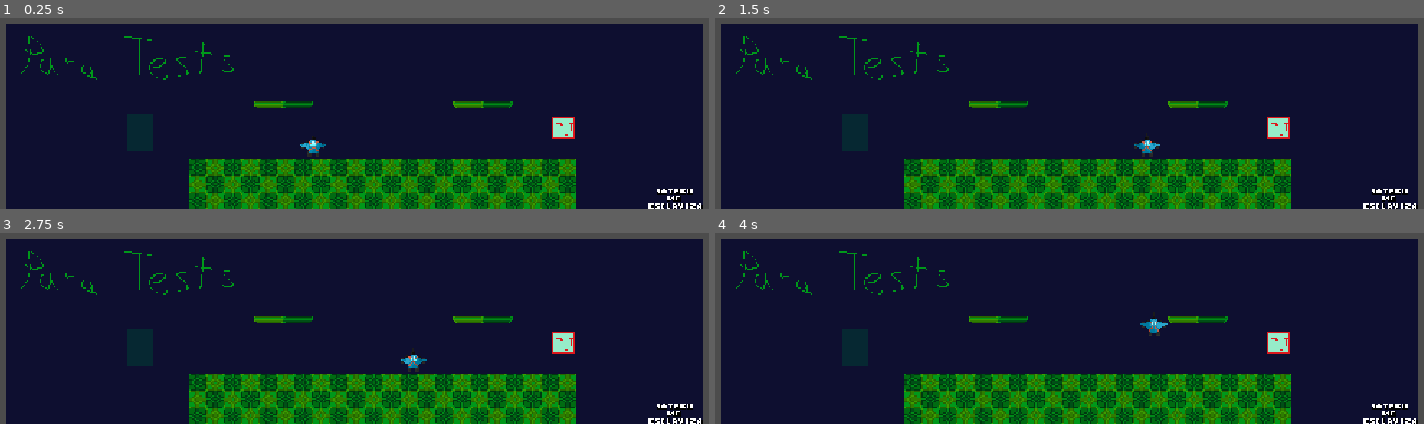
Above: before the commit, frames 1-4 (two rows, left to right).
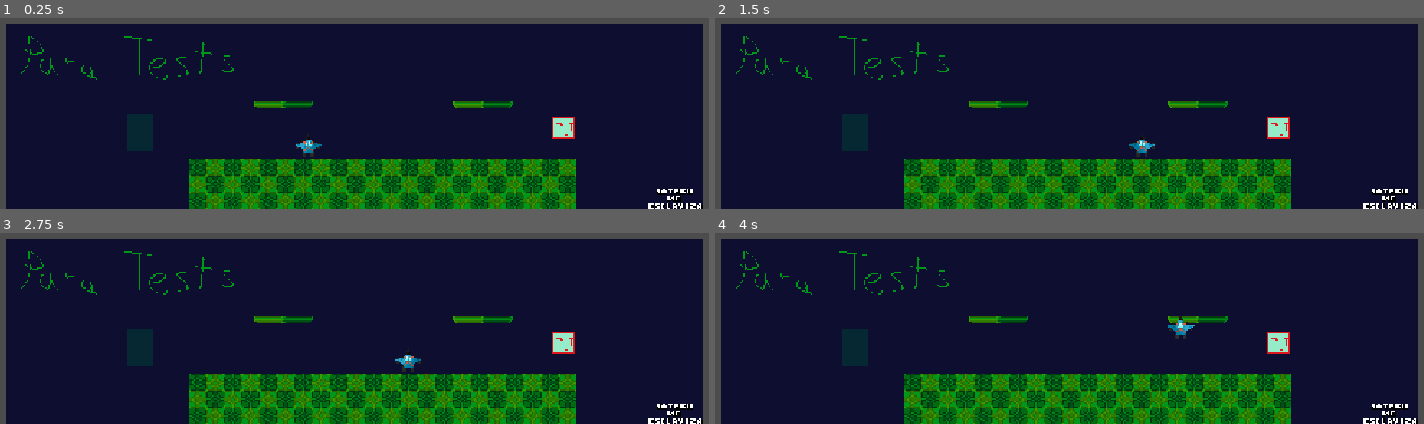
Above: after the commit, the same moments.

Repository: SaternDev/PixelVs2D
Game: Godot game, scene res://Scenes/SceneMap1.tscn
The game is run twice, just before and just after one commit, with the same random seed, the same clock (stepped at 60 frames per second) and the same inputs.
Inputs:
- Up to frame 1 (0.25 s): no input
- Up to frame 2 (1.5 s): tap Enter at 0.5 s; hold D (Derecha) from 0.53 s (still down); tap Space (Salto) at 0.77 s
- Up to frame 3 (2.75 s): tap Space (Salto) at 1.52 s; release D (Derecha) at 2.03 s; hold A (Izquierda) from 2.03 s (still down)
- Up to frame 4 (4 s): release A (Izquierda) at 2.78 s; hold D (Derecha) from 2.78 s (still down); tap Space (Salto) at 3.02, 3.77 s

The runs differ from the first frame. In frame 1, 0.2% of the frame differs, in the area x 41-46%, y 61-73%; in frame 2, 0.2%; in frame 3, 0.2%; in frame 4, 0.4%, in the area x 59-68%, y 43-56%.

Commit message:
LittleChanges

Diff:
--- a/Scenes/SceneMap1.tscn
+++ b/Scenes/SceneMap1.tscn
@@ -10,7 +10,7 @@
 position = Vector2(570, 515)
 
 [node name="Player1" parent="." instance=ExtResource("2_nf5f6")]
-position = Vector2(510.00003, 555)
+position = Vector2(503, 548)
 
 [node name="TestHit_Receiber" parent="." instance=ExtResource("3_f1giu")]
 position = Vector2(870, 531)
--- a/Scripts/player1_controller.gd
+++ b/Scripts/player1_controller.gd
@@ -4,6 +4,7 @@
 const  SPEED = 180.0
 
 @onready var knockback_waiting: Timer = $KnockbackWaiting
+const HIT_RECIBE_TESTER = preload("uid://dv07vvnftllw0")
 
 var lifes = 3
 var hitCounts = 0
--- a/project.godot
+++ b/project.godot
@@ -18,7 +18,6 @@
 
 [display]
 
-window/size/mode=3
 window/stretch/mode="canvas_items"
 
 [dotnet]
Not shown: 1 places in Resources/player1.tscn that only renumber resources
Not shown, changed: Sprites/SpriteNave.png.import
